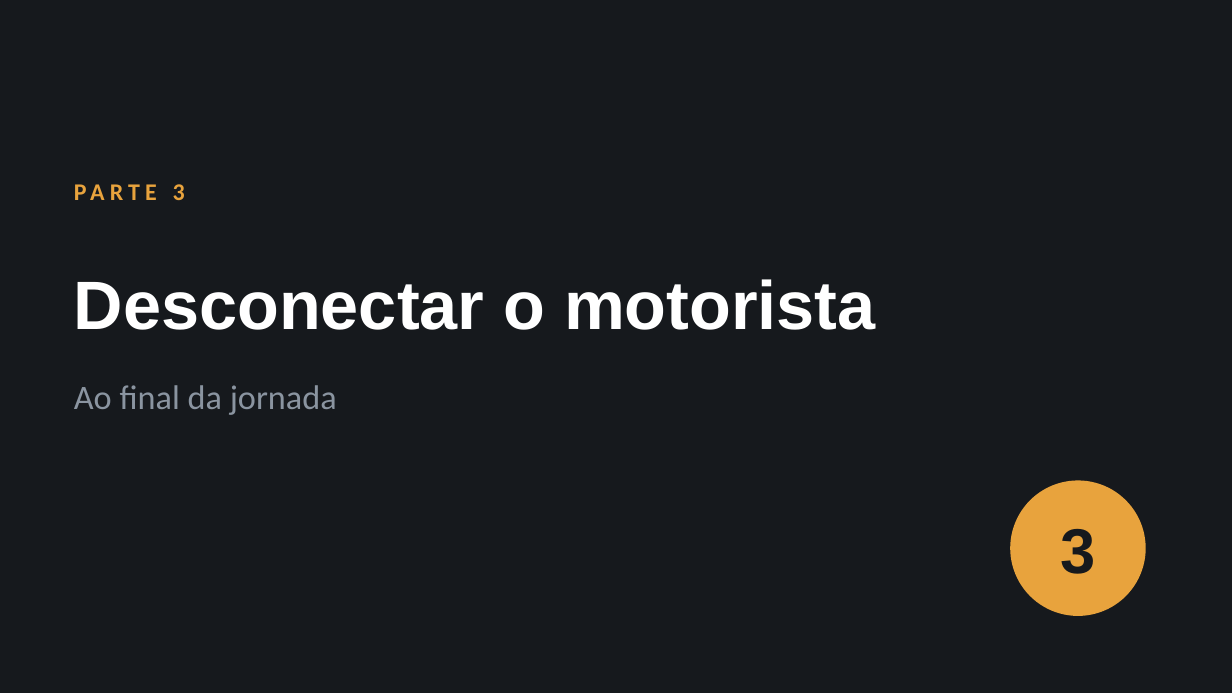
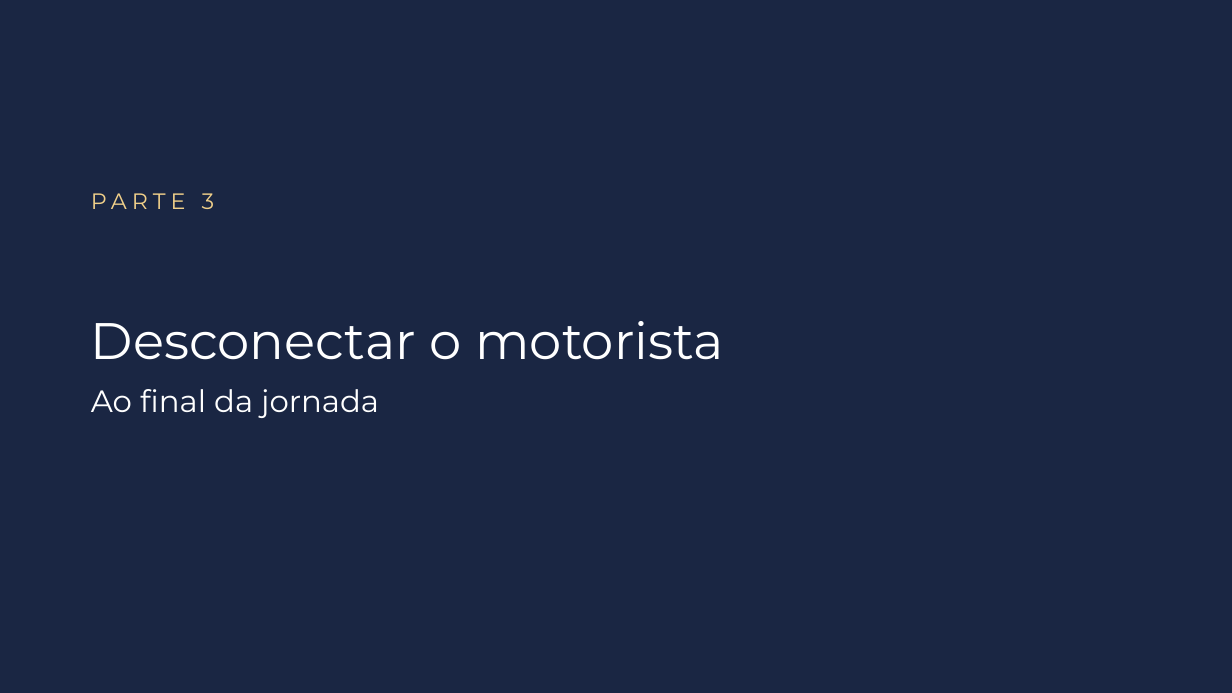
Before and after one commit to kallorvan/Manuais-de-uso, a slide deck: slide 18 of tacografo/Manual_Tacografo_Digital.pptx. Drawn at 1232x693 pixels with LibreOffice and Linux fonts; fonts in the diff are those of the drawing; background and template pictures are left out. Boxes give left, top, right and bottom in pixels: in the first picture for what was removed or moved away, otherwise in the second. Text is boxed around its words. In the diff, an @@ line names an element or a change of style, - is before the commit and + after.

```diff
--- a/tacografo/Manual_Tacografo_Digital.pptx
+++ b/tacografo/Manual_Tacografo_Digital.pptx
@@ background #16191D to #1A2643 @@
@@ text "PARTE 3": place and size @@
-text "PARTE 3" at (173, 184, 185, 200)
+text "PARTE 3" at (91, 193, 215, 209)
@@ text "PARTE 3" at (91, 193, 215, 209): size 14 to 13 pt, font Calibri to Montserrat, text colour #E8A33D to #F1D08A, bold off @@
@@ title "Desconectar o motorista": place and size @@
-title "Desconectar o motorista" at (74, 279, 875, 330)
+title "Desconectar o motorista" at (91, 321, 725, 360)
@@ title "Desconectar o motorista" at (91, 321, 725, 360): size 40 to 30 pt, font Arial to Montserrat, bold off; vertical alignment middle to bottom @@
@@ text "Ao final da jornada": place and size @@
-text "Ao final da jornada" at (74, 385, 337, 415)
+text "Ao final da jornada" at (91, 389, 379, 418)
@@ text "Ao final da jornada" at (91, 389, 379, 418): size 20 to 18 pt, font Calibri to Montserrat, text colour #8A94A0 to #FFFFFF @@
@@ ellipse removed at (1010, 480, 1146, 616) @@
@@ text removed at (1060, 529, 1095, 574) @@
-3
```
Also in this commit, not shown: 19 other slides changed, 1 slide added, 9 other files.
